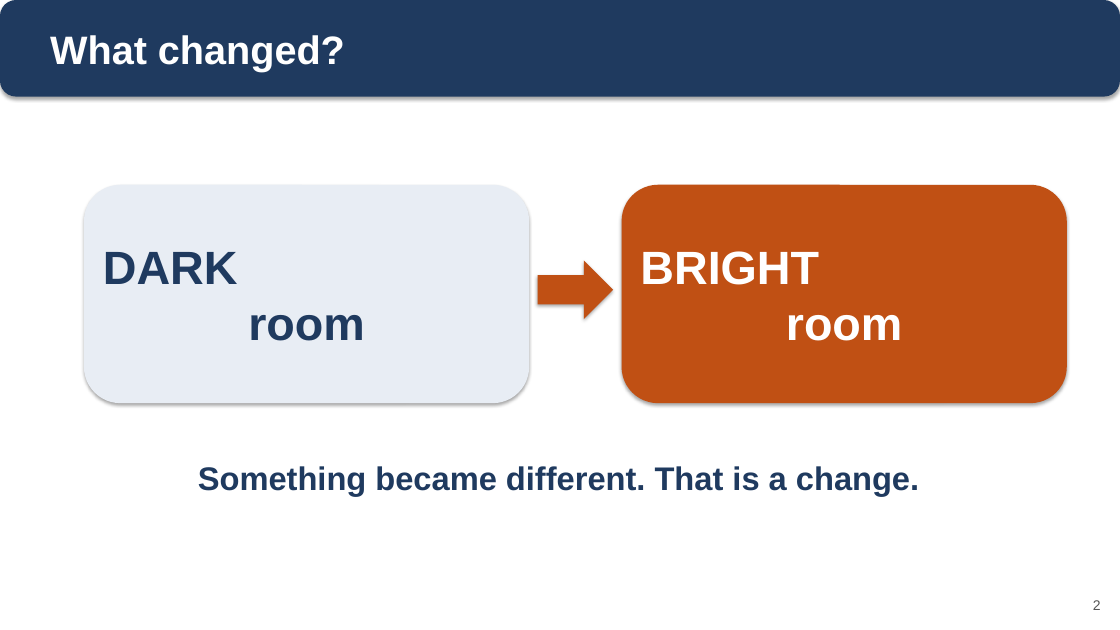
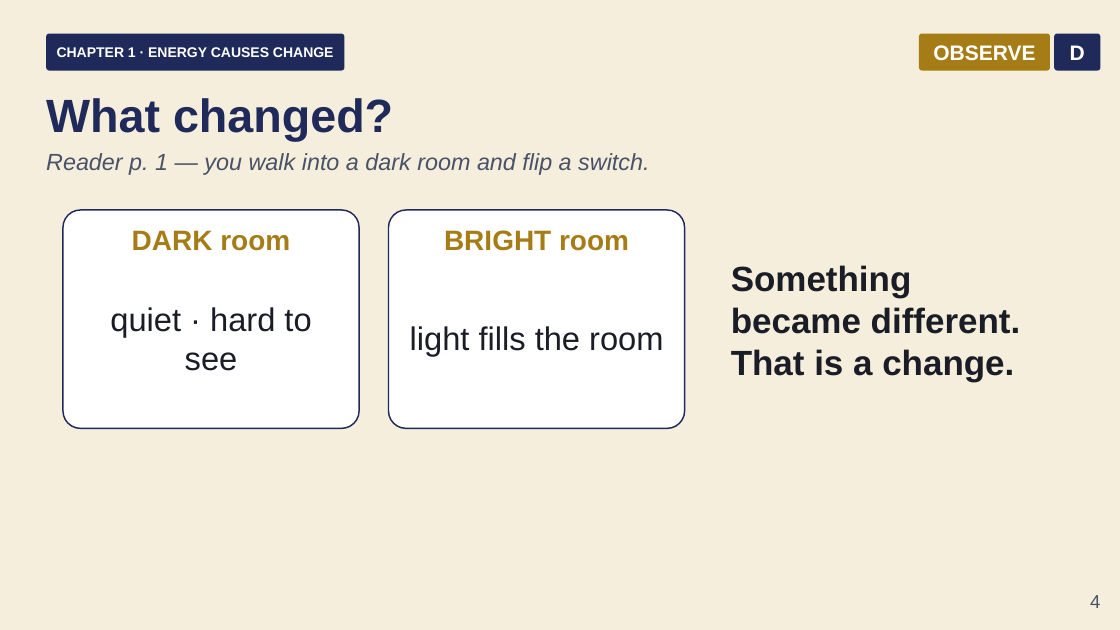
Before and after one commit to owenreagan-cyber/grade-4-energy-transfer-transformation, a slide deck: slide 4 of production/slides/01-ch1-energy-causes-change-slides.pptx (slide 2 before the commit). Drawn at 1120x630 pixels with LibreOffice and Linux fonts; fonts in the diff are those of the drawing. Boxes give left, top, right and bottom in pixels: in the first picture for what was removed or moved away, otherwise in the second. Text is boxed around its words. In the diff, an @@ line names an element or a change of style, - is before the commit and + after.

Commit message:
Build Chapter 1 gold-standard slideshow and sync playbook

```diff
--- a/production/slides/01-ch1-energy-causes-change-slides.pptx
+++ b/production/slides/01-ch1-energy-causes-change-slides.pptx
@@ rounded rectangle removed at (0,0,1120,97) @@
@@ rectangle added at (0,0,1120,630), fill #F5EEDC @@
@@ rounded rectangle added at (46,34,344,71), fill #1F2A5A, 12 pt, text #FFFFFF, bold @@
+CHAPTER 1 · ENERGY CAUSES CHANGE
@@ rounded rectangle added at (919,34,1050,71), fill #A67C16, 18 pt, text #FFFFFF, bold @@
+OBSERVE
@@ rounded rectangle added at (1054,34,1101,71), fill #1F2A5A, 18 pt, text #FFFFFF, bold @@
+D
@@ text "What changed?": place and size @@
-text "What changed?" at (50,35,345,72)
+text "What changed?" at (46,98,393,141)
@@ text "What changed?" at (46,98,393,141): size 34 to 40 pt, text colour #FFFFFF to #1F2A5A; more space between paragraphs; vertical alignment middle to top @@
@@ text added at (46,153,649,175), 20 pt, text #4A5268, italic @@
+Reader p. 1 — you walk into a dark room and flip a switch.
@@ rounded rectangle added at (63,210,359,429), fill #FFFFFF, outline #1F2A5A 1.25 pt @@
@@ text "DARK room": place and size @@
-text "DARK room" at (84,185,529,403)
+text "DARK room" at (132,230,290,251)
@@ text "DARK room" at (132,230,290,251): size 40 to 24 pt, text colour #1F3A5F to #A67C16; more space between paragraphs; vertical alignment middle to top; fill #E8EDF4 to none; shadow off @@
@@ rounded rectangle added at (388,210,684,429), fill #FFFFFF, outline #1F2A5A 1.25 pt @@
@@ text "BRIGHT room": place and size @@
-text "BRIGHT room" at (622,185,1067,403)
+text "BRIGHT room" at (444,230,629,251)
@@ text "BRIGHT room" at (444,230,629,251): size 40 to 24 pt, text colour #FFFFFF to #A67C16; more space between paragraphs; vertical alignment middle to top; fill #C05014 to none; shadow off @@
@@ text "Something became different. That is ...": place and size @@
-text "Something became different. That is ..." at (198,466,919,496)
+text "Something became different. That is ..." at (731,265,1021,381)
@@ text "Something became different. That is ..." at (731,265,1021,381): size 28 to 30 pt, text colour #1F3A5F to #1A1D26; alignment centre to left; more space between paragraphs; vertical alignment top to middle @@
@@ right arrow removed at (538,260,613,319) @@
@@ text added at (110,307,311,371), 28 pt, text #1A1D26 @@
+quiet · hard to see
@@ text added at (410,326,663,356), 28 pt, text #1A1D26 @@
+light fills the room
@@ text added at (1090,595,1100,608), 16 pt, text #4A5268 @@
+4
@@ text removed at (1093,600,1101,610) @@
-2
```
Also in this commit, not shown: 3 other slides changed, 41 slides added, 22 slides removed, 59 other files.
